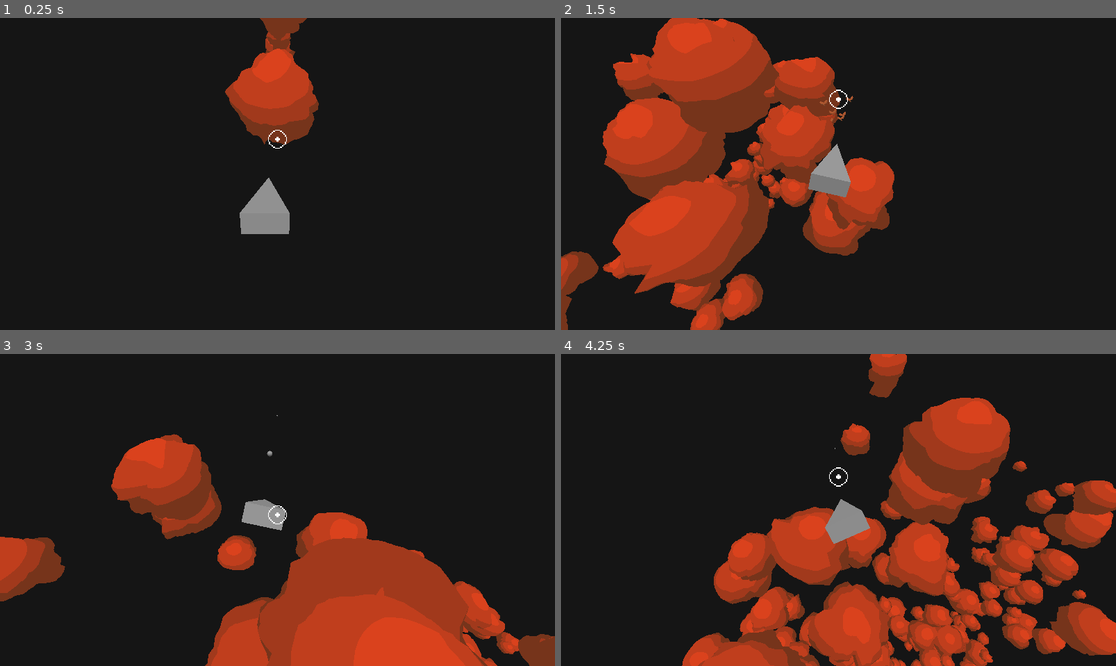
Above: before the commit, frames 1-4 (two rows, left to right).
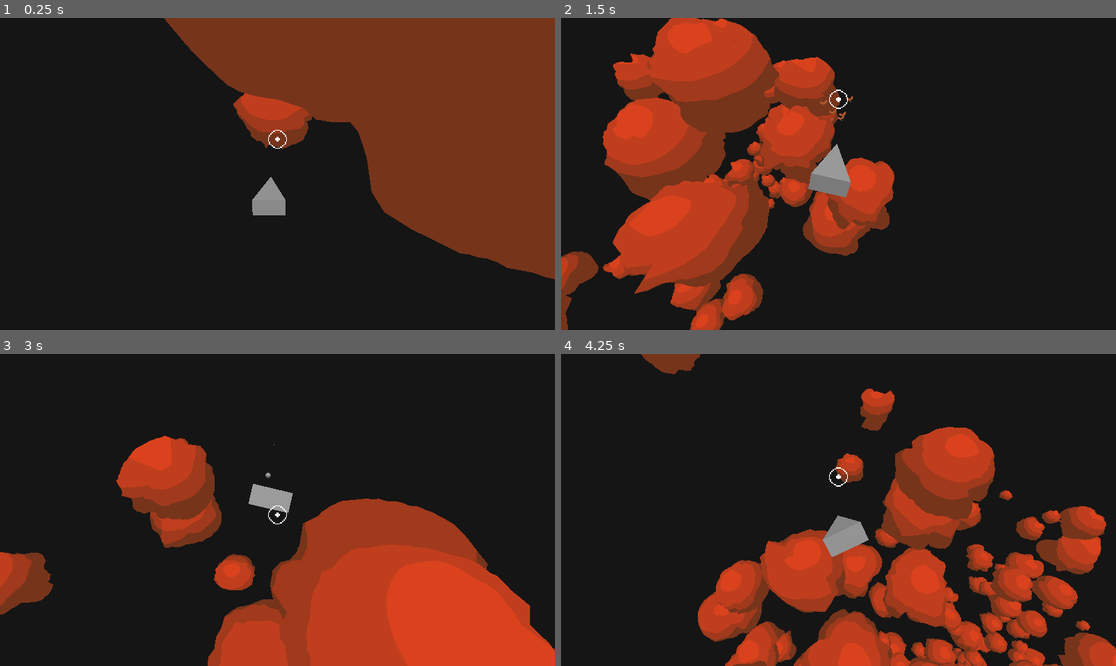
Above: after the commit, the same moments.

Repository: NguyenDytrich/Asteroids3D
Game: Godot game, scene res://node_3d.tscn
The game is run twice, just before and just after one commit, with the same random seed, the same clock (stepped at 60 frames per second) and the same inputs.
Inputs (mouse positions are in pixels of both pictures, inside the frame that each line leads up to):
- Up to frame 1 (0.25 s): no input
- Up to frame 2 (1.5 s): move the mouse to (960, 158) at 0.52 s; hold E (roll_right) 0.53-1.28 s; click (960, 158) at 0.6 s; move the mouse to (727, 189) at 1.27 s; hold S (pitch_down) from 1.28 s (still down); click (727, 189) at 1.35 s
- Up to frame 3 (3 s): move the mouse to (333, 441) at 2.02 s; release S (pitch_down) at 2.03 s; hold E (roll_right) 2.03-2.78 s; click (333, 441) at 2.1 s; move the mouse to (249, 572) at 2.77 s; hold W (pitch_up) from 2.78 s (still down); click (249, 572) at 2.85 s
- Up to frame 4 (4.25 s): move the mouse to (1005, 556) at 3.52 s; release W (pitch_up) at 3.53 s; hold Q (roll_left) from 3.53 s (still down); click (1005, 556) at 3.6 s

The runs differ from the first frame. In frame 1, 35% of the frame differs, in the area x 29-100%, y 0-84%; in frame 2, 0.1%; in frame 3, 20%; in frame 4, 37%, in the area x 14-100%, y 0-100%.
Error before the commit: Parse Error: Mixed use of tabs and spaces for indentation. (res://SpaceShipSpringArm.gd:19)

Commit message:
Fix tool

Diff:
--- a/SpaceShipSpringArm.gd
+++ b/SpaceShipSpringArm.gd
@@ -5,22 +5,20 @@
 
 # Called when the node enters the scene tree for the first time.
 func _ready():
-	add_excluded_object(get_parent().get_rid())
 	pass # Replace with function body.
 
 
 # Called every frame. 'delta' is the elapsed time since the previous frame.
 func _process(delta):
 	var child = get_child(0)
-	var c_position = Vector3(spring_length, 0, 0)
-	child.position.x = spring_length
+	child.position.z = spring_length
 
 func _physics_process(delta):
 	if not Engine.is_editor_hint():
-	    var pitch_dir = Input.get_axis("pitch_down", "pitch_up")
-	    if pitch_dir > 0:
-	    	rotation.x = lerp(rotation.x, deg_to_rad(-1.0 * default_angle_deg), 5.0 * delta)
-	    	# rotation.x = deg_to_rad(-1.0 * default_angle_deg)
-	    else:
-	    	rotation.x = lerp(rotation.x, deg_to_rad(default_angle_deg), 5.0 * delta)
-	    	# rotation.x = deg_to_rad(default_angle_deg)
+		var pitch_dir = Input.get_axis("pitch_down", "pitch_up")
+		if pitch_dir > 0:
+			rotation.x = lerp(rotation.x, deg_to_rad(-1.0 * default_angle_deg), 5.0 * delta)
+	  	# rotation.x = deg_to_rad(-1.0 * default_angle_deg)
+		else:
+			rotation.x = lerp(rotation.x, deg_to_rad(default_angle_deg), 5.0 * delta)
+	  	# rotation.x = deg_to_rad(default_angle_deg)
--- a/node_3d.tscn
+++ b/node_3d.tscn
@@ -21,7 +21,7 @@
 [node name="Node3D" type="Node3D"]
 
 [node name="Camera3D" type="Camera3D" parent="." node_paths=PackedStringArray("marker")]
-transform = Transform3D(-1, -5.16435e-08, 1.4189e-07, -3.55271e-15, 0.939693, 0.34202, -1.50996e-07, 0.34202, -0.939693, 0, 0, 0)
+transform = Transform3D(-1, -5.16436e-08, 1.4189e-07, 1.59872e-14, 0.939693, 0.34202, -1.50996e-07, 0.34202, -0.939693, 8.5134e-07, 2.05212, -5.63816)
 environment = SubResource("Environment_ne660")
 current = true
 script = ExtResource("1_ypfkj")
@@ -50,7 +50,7 @@
 script = ExtResource("5_knfht")
 
 [node name="FollowPos" type="Marker3D" parent="SpaceShip/SpringArm3D"]
-transform = Transform3D(1, -1.06546e-11, 4.27036e-11, 0, 1, -3.27826e-07, 0, 3.27826e-07, 1, 0, 0, 0)
+transform = Transform3D(1, -1.06497e-11, 4.26992e-11, -7.43874e-16, 1, -2.69794e-07, 1.24062e-15, 3.06688e-07, 1, 0, 0, 6)
 
 [node name="BulletOrigin" type="Marker3D" parent="SpaceShip"]
 
